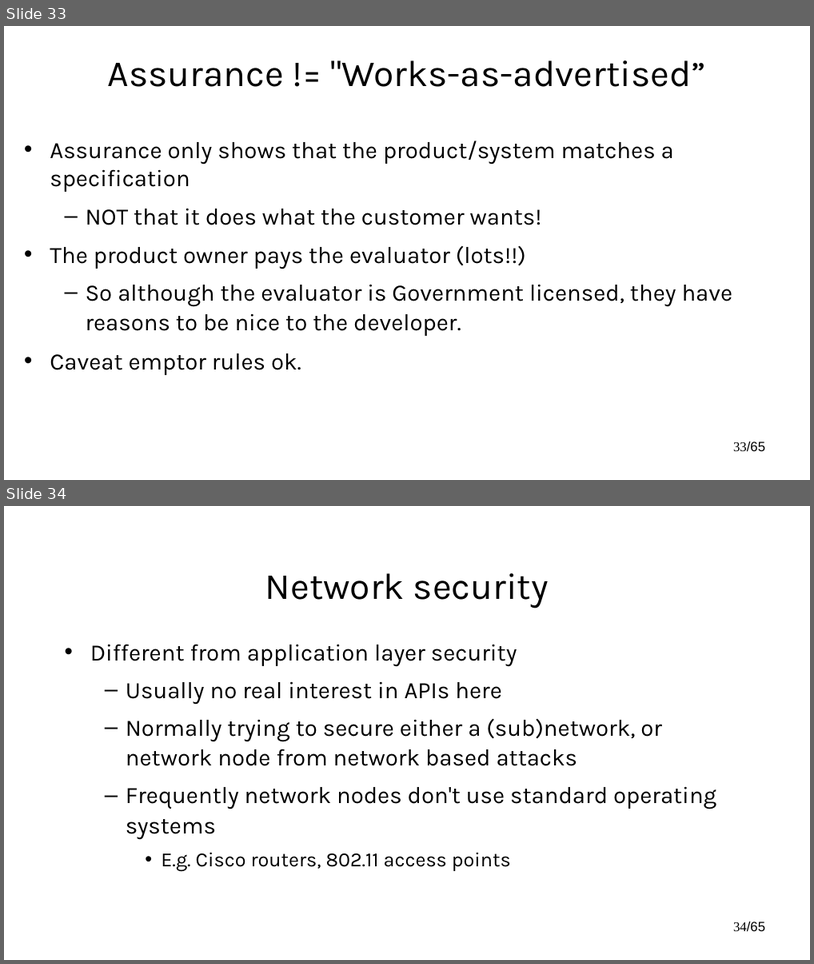
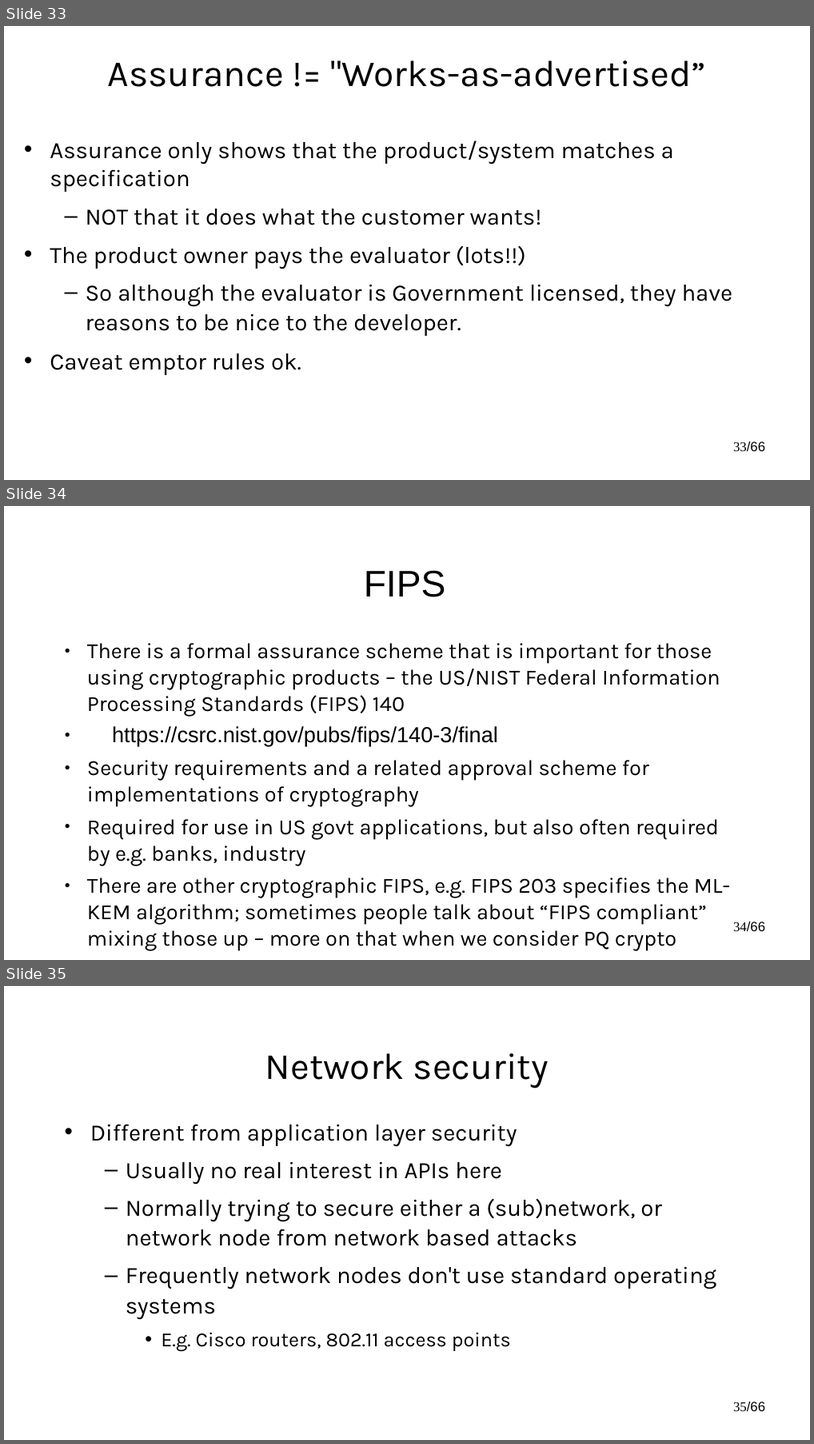
Before and after one commit to Teniola-Malomo/cs7053, a slide deck: 2026lectures/02-concepts.odp. Shown one above the other, each under a label of ours: slides 33 and 34 before the commit, slides 33, 34 and 35 after it. The pictures are 814x964 and 814x1444 pixels, drawn with LibreOffice and Linux fonts; fonts in the diff are those of the drawing. Boxes give left, top, right and bottom in pixels: in the first picture for what was removed or moved away, otherwise in the second. Text is boxed around its words. In the diff, an @@ line names an element or a change of style, - is before the commit and + after.

Commit message:
crypto

```diff
--- a/2026lectures/02-concepts.odp
+++ b/2026lectures/02-concepts.odp
@@ slide 34 added at box(4, 506, 810, 960), background #FFFFFF; not listed: 1 template element that a slide beside it also shows @@
@@ title added at box(364, 570, 446, 597), 33 pt, text #000000 @@
+FIPS
@@ text added at box(87, 643, 730, 950), 19.4 pt, text #000000 @@
+● There is a formal assurance scheme that is important for those using cryptographic products – the US/NIST Federal Information Processing Standards (FIPS) 140
+  ● https://csrc.nist.gov/pubs/fips/140-3/final
+● Security requirements and a related approval scheme for implementations of cryptography
+● Required for use in US govt applications, but also often required by e.g. banks, industry
+● There are other cryptographic FIPS, e.g. FIPS 203 specifies the ML-KEM algorithm; sometimes people talk about “FIPS compliant” mixing those up – more on that when we consider PQ crypto
@@ page number at box(734, 441, 766, 452): text changed @@
-33/65
+33/66
@@ what was slide 34 is now slide 35 @@
@@ page number at box(734, 1401, 766, 1412): text changed @@
-34/65
+35/66
```
Also in this commit, not shown: 4 other files.
